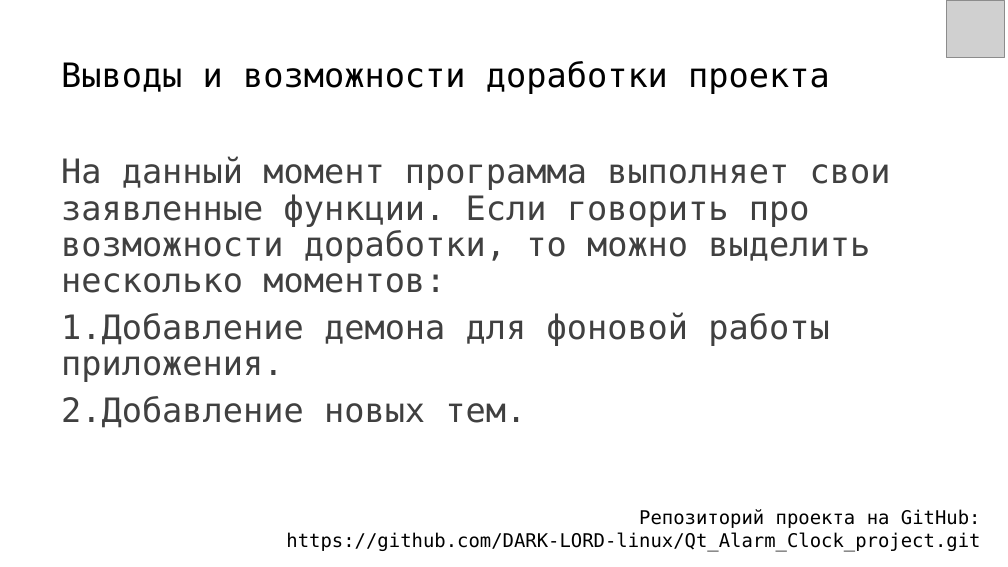
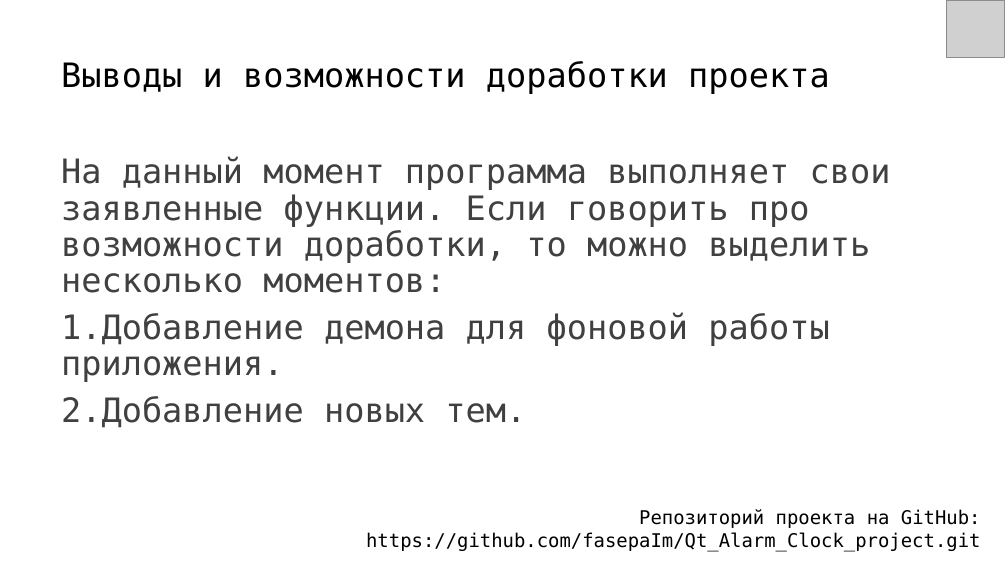
Before and after one commit to DARK-LORD-linux/Qt_Alarm_Clock_project, a slide deck: slide 10 of documents/Qt Alarm Clock.pptx. Drawn at 1008x567 pixels with LibreOffice and Linux fonts; fonts in the diff are those of the drawing; grey boxes stand for pictures. Boxes give left, top, right and bottom in pixels: in the first picture for what was removed or moved away, otherwise in the second. Text is boxed around its words. In the diff, an @@ line names an element or a change of style, - is before the commit and + after.

```diff
--- a/documents/Qt Alarm Clock.pptx
+++ b/documents/Qt Alarm Clock.pptx
@@ text at (x1=366, y1=532, x2=980, y2=552): text changed @@
-https://github.com/DARK-LORD-linux/Qt_Alarm_Clock_project.git
+https://github.com/fasepaIm/Qt_Alarm_Clock_project.git
```
Also in this commit, not shown: 4 other files.
